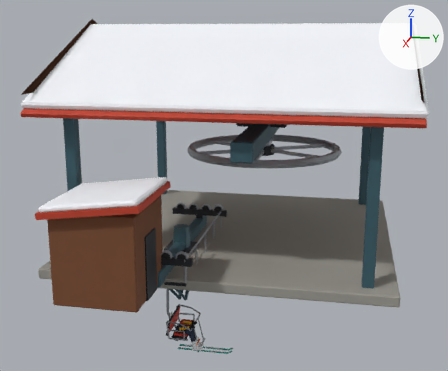
What one commit did to the Blender file blender/chairlift.blend.
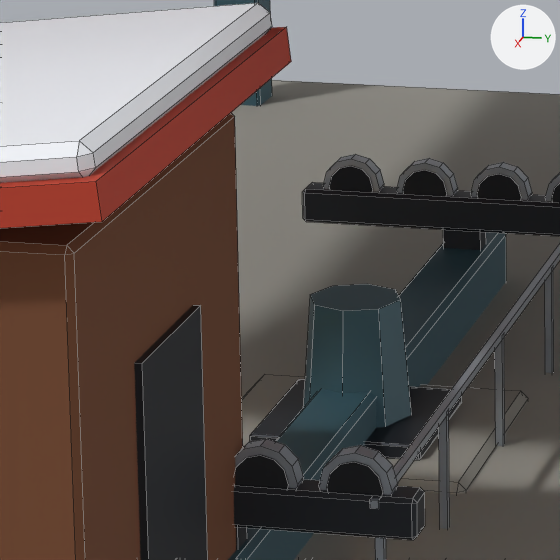
Old and new are each drawn whole from a 50 mm camera at (17.7, 4.88, 6.78) aimed at (-1.25, 1.09, 2.05) and again close up on the part from 27% to 48% of the width and 48% to 73% of the height. The axes (+X, +Y, +Z) are drawn at upper right. The lights are the same throughout. The older version's two pictures come first. The close-ups show mesh edges as thin lines.

In view in the first close-up: 'Terminal', 'TowerFooting', 'TowerHead', 'TowerPole'.
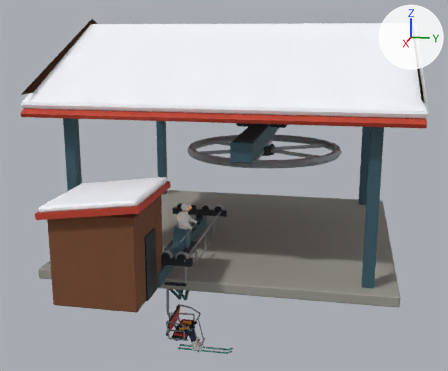
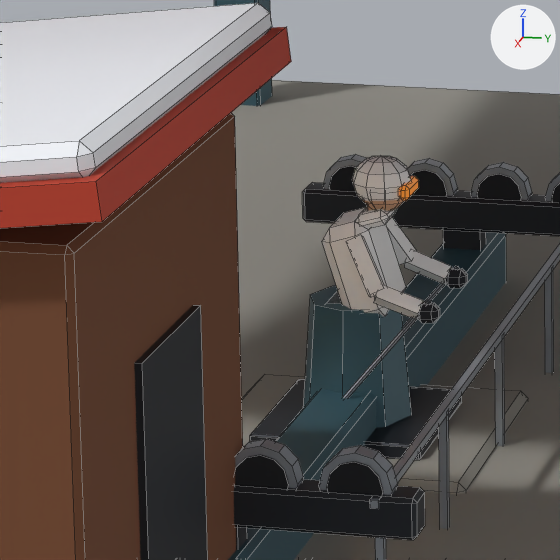
Commit message: skier model in blender

Edits to the scene script, one JSON object a line:
```json
{"op": "add", "block": "mat_skiergloves", "code": ["mat_skiergloves = principled_material('SkierGloves')", "mat_skiergloves.base_color = (0.013, 0.0152, 0.0212)  # black #1e2128", "mat_skiergloves.roughness = 0.9"]}
{"op": "add", "block": "mat_skierjacket", "code": ["mat_skierjacket = principled_material('SkierJacket')", "mat_skierjacket.base_color = (1.0, 1.0, 1.0)  # white #ffffff", "mat_skierjacket.roughness = 0.75"]}
{"op": "add", "block": "mat_face", "code": ["mat_face = principled_material('Face')", "mat_face.base_color = (0.761, 0.434, 0.262)  # beige #e2b08c", "mat_face.roughness = 0.8"]}
{"op": "add", "block": "mat_skierhelmet", "code": ["mat_skierhelmet = principled_material('SkierHelmet')", "mat_skierhelmet.base_color = (1.0, 1.0, 1.0)  # white #ffffff", "mat_skierhelmet.roughness = 0.4"]}
{"op": "add", "block": "mat_skierskis", "code": ["mat_skierskis = principled_material('SkierSkis')", "mat_skierskis.base_color = (1.0, 1.0, 1.0)  # white #ffffff", "mat_skierskis.roughness = 0.4"]}
{"op": "add", "block": "mat_skierboots", "code": ["mat_skierboots = principled_material('SkierBoots')", "mat_skierboots.base_color = (0.694, 0.73, 0.776)  # light grey #d9dee4"]}
{"op": "add", "block": "mat_goggles", "code": ["mat_goggles = principled_material('Goggles')", "mat_goggles.base_color = (1.0, 0.323, 0.0452)  # orange #ff9a3c", "mat_goggles.roughness = 0.2", "mat_goggles.emission_color = (1.0, 0.323, 0.0452)  # orange #ff9a3c", "mat_goggles.emission_strength = 0.3"]}
{"op": "add", "block": "mat_poles", "code": ["mat_poles = principled_material('Poles')", "mat_poles.base_color = (0.323, 0.356, 0.397)  # grey #9aa1a9", "mat_poles.roughness = 0.4"]}
{"op": "add", "block": "mat_skierpants", "code": ["mat_skierpants = principled_material('SkierPants')", "mat_skierpants.base_color = (1.0, 1.0, 1.0)  # white #ffffff", "mat_skierpants.roughness = 0.85"]}
{"op": "add", "block": "me_skier", "code": ["me_skier = bpy.data.meshes.new('Skier')", "me_skier.from_pydata(...)  # 520 vertices, 502 faces; spans x -0.42..0.42, y -0.75..1.02, z 0.0..1.76", "me_skier.materials.append(mat_skierskis)  # white #ffffff", "me_skier.materials.append(mat_skierboots)  # light grey #d9dee4", "me_skier.materials.append(mat_skierpants)  # white #ffffff", "me_skier.materials.append(mat_skierjacket)  # white #ffffff", "me_skier.materials.append(mat_face)  # beige #e2b08c", "me_skier.materials.append(mat_skierhelmet)  # white #ffffff", "me_skier.materials.append(mat_goggles)  # orange #ff9a3c, glowing orange #ff9a3c", "me_skier.materials.append(mat_skiergloves)  # black #1e2128", "me_skier.materials.append(mat_poles)  # grey #9aa1a9"]}
{"op": "add", "block": "ob_skier", "code": ["ob_skier = bpy.data.objects.new('Skier', me_skier)", "ob_skier.location = (0.0, 0.0, 0.0)"]}
```

Boxes [x1, y1, x2, y2] around the edits, measured in the close-ups (560 x 560 px):
```json
{"object": "Skier", "change": "added", "after": [322, 155, 468, 398], "faces in mat_skierjacket (white #ffffff)": [322, 207, 452, 318], "faces in mat_skierhelmet (white #ffffff)": [352, 155, 411, 202], "faces in mat_skiergloves (black #1e2128)": [417, 268, 468, 323], "faces in mat_poles (grey #9aa1a9)": [343, 266, 459, 398], "faces in mat_face (beige #e2b08c)": [363, 199, 404, 211]}
```
